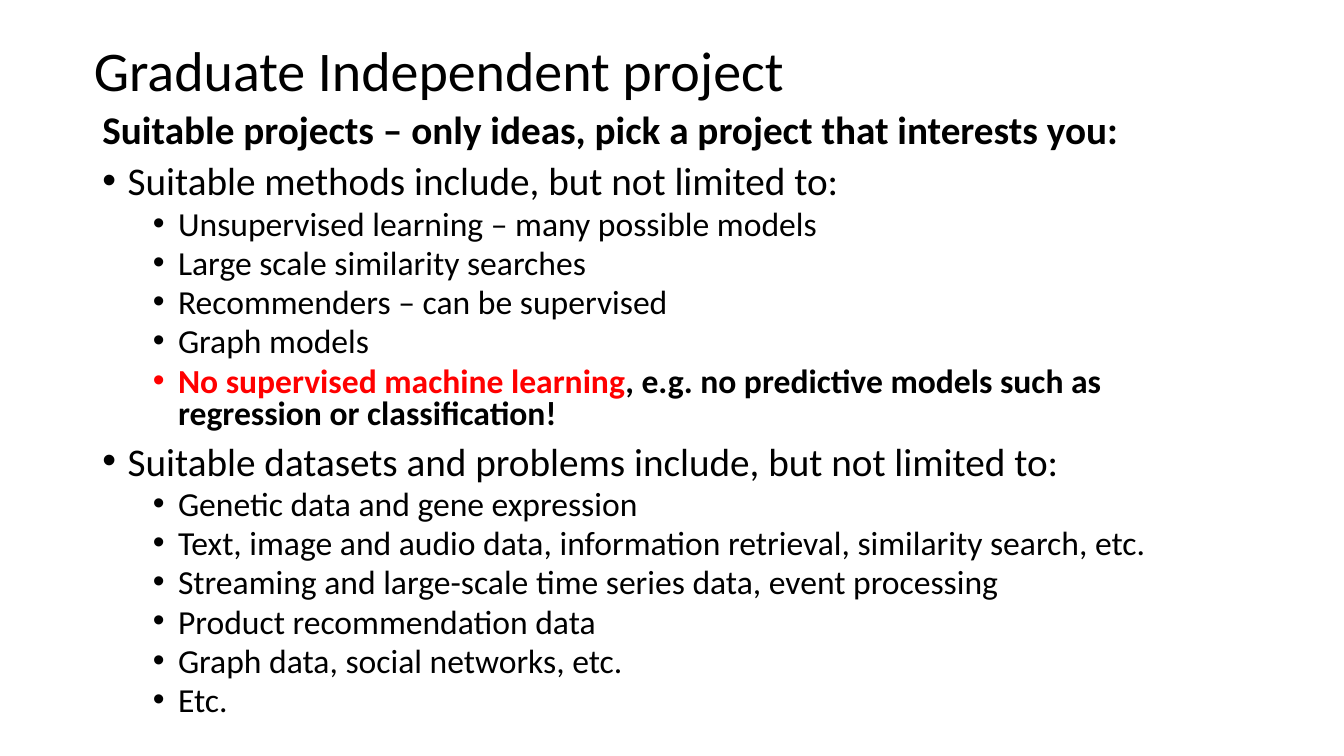
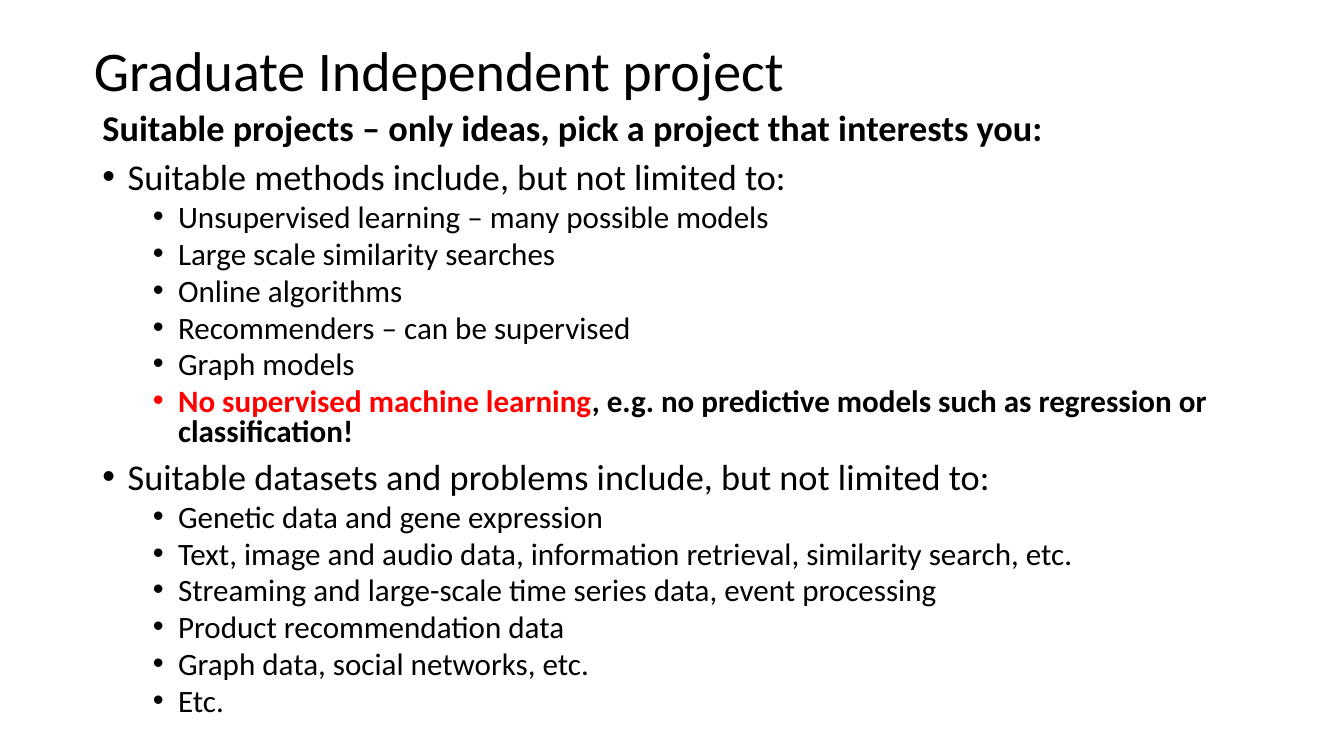
Before and after one commit to StephenElston/CSCI-E-108, a slide deck: slide 4 of SupplementaryMaterials/GraduateIndependentProject.pptx. Drawn at 1344x756 pixels with LibreOffice and Linux fonts; fonts in the diff are those of the drawing. Boxes give left, top, right and bottom in pixels: in the first picture for what was removed or moved away, otherwise in the second. Text is boxed around its words. In the diff, an @@ line names an element or a change of style, - is before the commit and + after.

Commit message:
Update from section meeting

```diff
--- a/SupplementaryMaterials/GraduateIndependentProject.pptx
+++ b/SupplementaryMaterials/GraduateIndependentProject.pptx
@@ text at (x1=102, y1=115, x2=1207, y2=713): size 28 to 25.9 pt in "Suitable projects – only ideas, pick a ...", "Suitable methods include, but not limited to:", "Suitable datasets and problems include, but not ..."; size 24 to 22.2 pt in "Unsupervised learning – many possible models", "Large scale similarity searches", "Recommenders – can be supervised", "Graph models" and 7 more places @@
@@ text at (x1=178, y1=280, x2=402, y2=308): paragraph added @@
+  • Online algorithms
```
